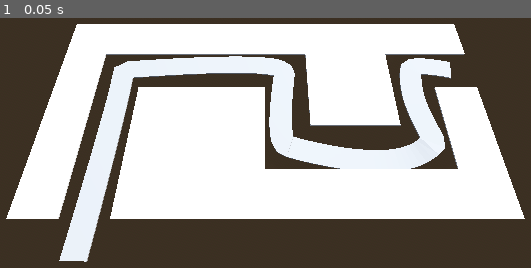
Above: before the commit, frame 1.
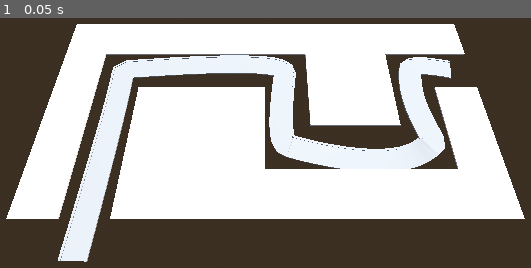
Above: after the commit, the same moment.

Repository: EsbenNyboe/TowerDefense
Game: Godot game, scene res://BaseLevel.tscn
Two runs of this game, one before a commit and one after it. Both use one fixed random seed, a clock stepped at 60 frames per second and the inputs below.
Inputs:
- Up to frame 1 (0.05 s): no input

The runs differ from the first frame. In frame 1, 0.8% of the frame differs, in the area x 10-85%, y 14-98%.

Commit message:
Create left edge of path

Diff:
--- a/barbarianblaster/BaseLevel.tscn
+++ b/barbarianblaster/BaseLevel.tscn
@@ -50,12 +50,11 @@
 [node name="Path3D" type="Path3D" parent="."]
 curve = SubResource("Curve3D_lvb7b")
 
-[node name="CSGPolygon3D" type="CSGPolygon3D" parent="Path3D"]
+[node name="Road" type="CSGPolygon3D" parent="Path3D"]
 polygon = PackedVector2Array(-1, 0, -1, 0.1, 1, 0.1, 1, 0)
 mode = 2
 path_node = NodePath("..")
 path_interval_type = 0
-path_interval = 1.0
 path_interval = 0.5
 path_simplify_angle = 0.0
 path_rotation = 2
@@ -64,3 +63,17 @@
 path_continuous_u = true
 path_u_distance = 1.0
 path_joined = false
+
+[node name="LeftEdge" type="CSGPolygon3D" parent="Path3D"]
+polygon = PackedVector2Array(-1.1, 0, -1.1, 0.15, -0.9, 0.15, -0.9, 0)
+mode = 2
+path_node = NodePath("..")
+path_interval_type = 0
+path_interval = 0.5
+path_simplify_angle = 0.0
+path_rotation = 2
+path_rotation_accurate = false
+path_local = false
+path_continuous_u = true
+path_u_distance = 1.0
+path_joined = false
